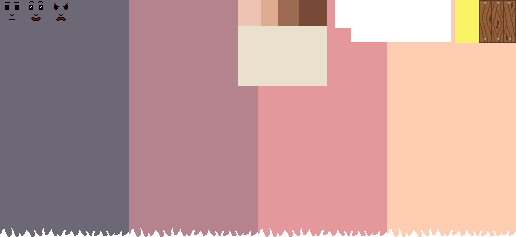
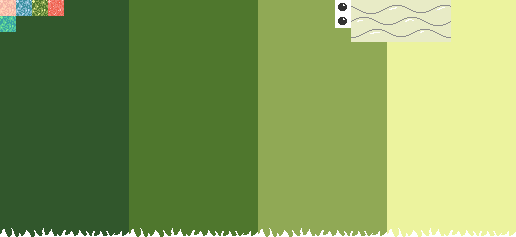
Before/after of a 516 × 237 layered artwork. What changed in the layer stack:
hid "Capa 3" over [5,1,68,21]
hid "Capa 2" over [238,0,327,26]
hid "Capa 2 copia" over [238,26,327,86]
hid "Capa 1", painted on it over [5,0,516,43]
added layer "camino azul" above "camino rojo" over [16,0,32,16]
added layer "camino rojo" above "camino verde" over [48,0,64,16]
added layer "camino verde" above "cesped" over [32,0,48,16]
added layer "cesped" above "camino bcentro" over [0,16,16,32]
added layer "camino bcentro" above "Capa 2 Verde" over [0,0,16,16]
showed "Capa 2 Verde" over [0,0,516,237]
showed "Capa 2 Azul" over [0,0,516,237]
showed "Capa 2 base copia" over [0,0,516,237]
hid "Capa 2 rojo" over [0,0,516,237]
showed "Capa 2 base" over [0,0,516,237]
